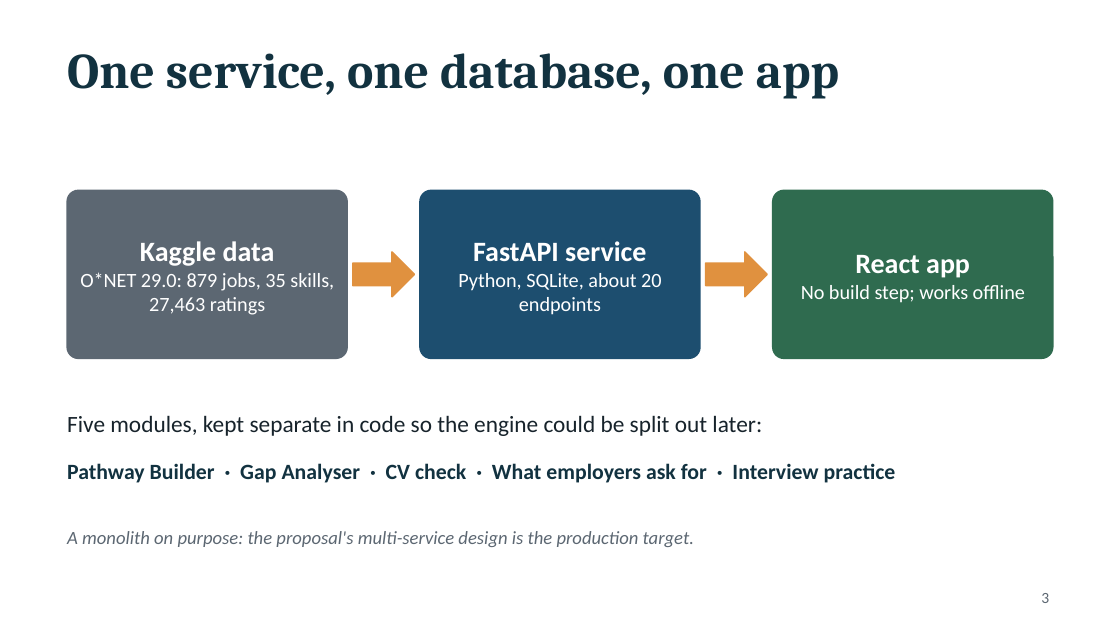
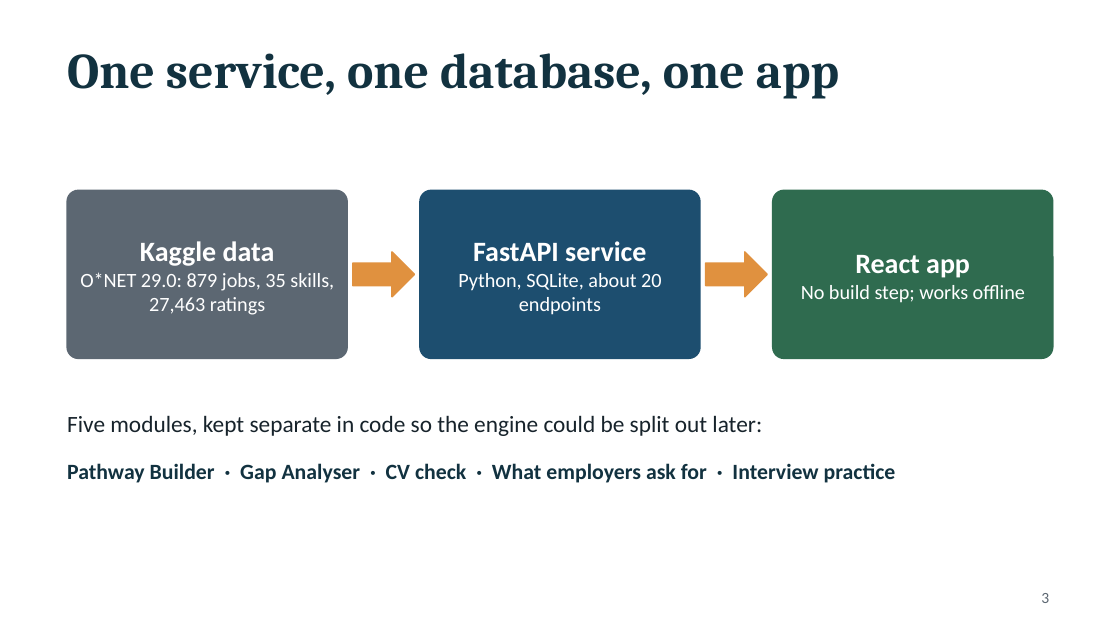
Before and after one commit to ShogunLSG/SAYCEP, a slide deck: slide 3 of docs/ISJ107V_Assignment4_219045719_slides.pptx. Drawn at 1120x630 pixels with LibreOffice and Linux fonts; fonts in the diff are those of the drawing. Boxes give left, top, right and bottom in pixels: in the first picture for what was removed or moved away, otherwise in the second. Text is boxed around its words. In the diff, an @@ line names an element or a change of style, - is before the commit and + after.

```diff
--- a/docs/ISJ107V_Assignment4_219045719_slides.pptx
+++ b/docs/ISJ107V_Assignment4_219045719_slides.pptx
@@ text removed at [67, 531, 694, 547] @@
-A monolith on purpose: the proposal's multi-service design is the production target.
```
Also in this commit, not shown: 3 other slides changed, 1 slide removed.
